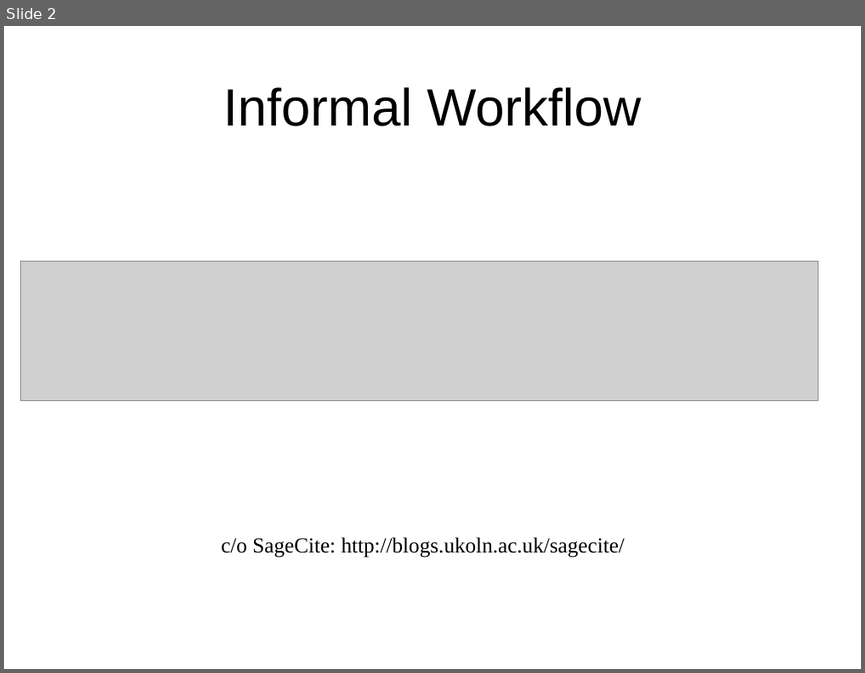
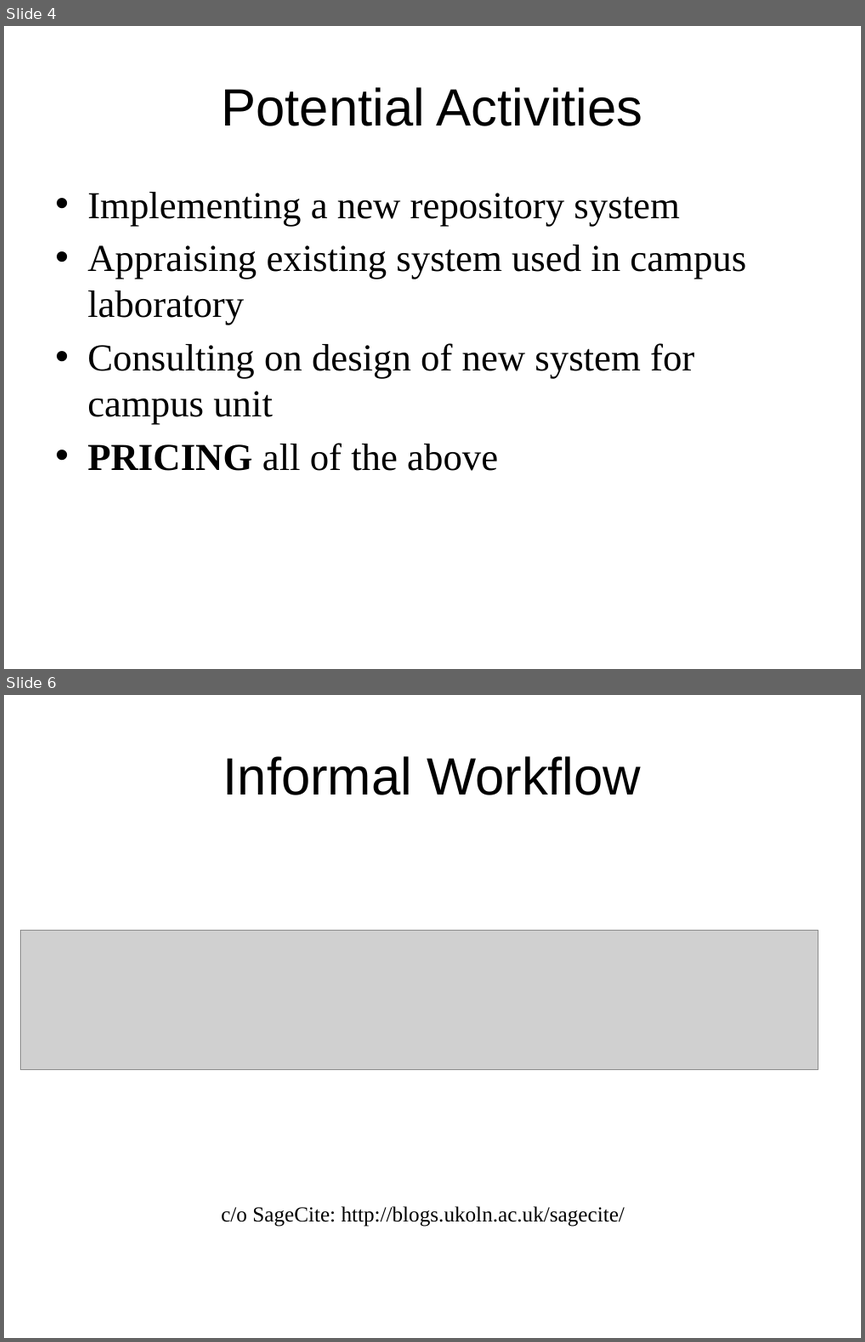
Before and after one commit to DataCurationWorkshop/HongKongCurationWorkshop, a slide deck: Day_3/Lab/Day_3_SystemsAnalysisForDataCuration.pptx. Shown one above the other, each under a label of ours: slide 2 before the commit, slides 4 and 6 after it; the slides between them are not shown. The pictures are 865x673 and 865x1342 pixels, drawn with LibreOffice and Linux fonts; fonts in the diff are those of the drawing; grey boxes stand for pictures; background and template pictures are left out. Boxes give left, top, right and bottom in pixels: in the first picture for what was removed or moved away, otherwise in the second. Text is boxed around its words. In the diff, an @@ line names an element or a change of style, - is before the commit and + after.

```diff
--- a/Day_3/Lab/Day_3_SystemsAnalysisForDataCuration.pptx
+++ b/Day_3/Lab/Day_3_SystemsAnalysisForDataCuration.pptx
@@ slide 4 added at bbox=[4, 26, 861, 669], background #FFFFFF @@
@@ title added at bbox=[222, 87, 643, 126], 44 pt, text #000000 @@
+Potential Activities
@@ text added at bbox=[87, 192, 746, 471], 32 pt, text #000000 @@
+• Implementing a new repository system
+• Appraising existing system used in campus laboratory
+• Consulting on design of new system for campus unit
+• PRICING all of the above
@@ what was slide 2 is now slide 6 @@
```
Also in this commit, not shown: 2 slides changed, 22 other slides added, 1 other file.
